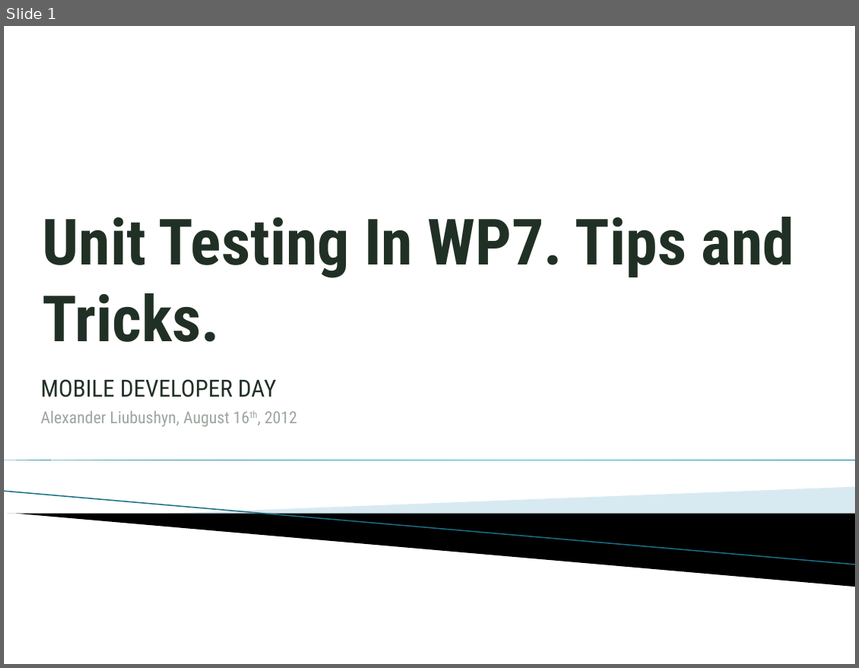
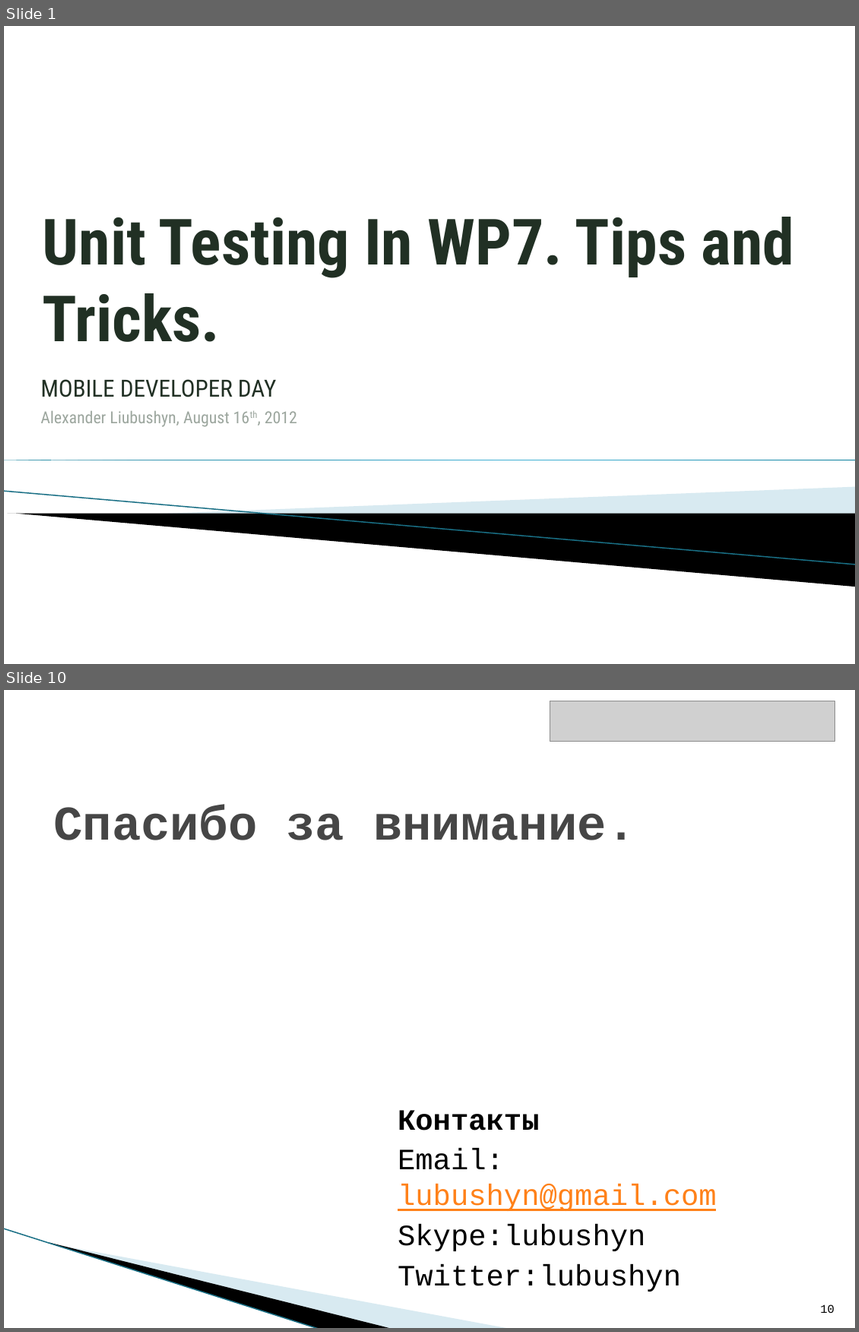
Before and after one commit to lubushyn/mddayua2012, a slide deck: Presentation/WP7_UnitTesting_Tips_And_Tricks.pptx. Shown one above the other, each under a label of ours: slide 1 before the commit, slides 1 and 10 after it; the slides between them are not shown. The pictures are 859x668 and 859x1332 pixels, drawn with LibreOffice and Linux fonts; fonts in the diff are those of the drawing; grey boxes stand for pictures; background and template pictures are left out. Boxes give left, top, right and bottom in pixels: in the first picture for what was removed or moved away, otherwise in the second. Text is boxed around its words. In the diff, an @@ line names an element or a change of style, - is before the commit and + after.

```diff
--- a/Presentation/WP7_UnitTesting_Tips_And_Tricks.pptx
+++ b/Presentation/WP7_UnitTesting_Tips_And_Tricks.pptx
@@ slide 10 added at bbox=[4, 690, 855, 1328], background #FFFFFF @@
@@ picture added at bbox=[550, 701, 835, 742] @@
@@ title added at bbox=[54, 806, 636, 840], 41 pt, text #464646, bold @@
+Спасибо за внимание.
@@ text added at bbox=[398, 1110, 717, 1292], 25 pt, text #000000 @@
+Контакты
+Email: lubushyn@gmail.com
+Skype:lubushyn
+Twitter:lubushyn
@@ line added from (4, 1229) to (320, 1328), #97C5D8 0.95 pt @@
@@ freeform shape added at bbox=[49, 1243, 393, 1328], fill #000000 @@
@@ freeform shape added at bbox=[51, 1243, 510, 1328], fill #A0CBDC at 40% opacity @@
@@ page number added at bbox=[820, 1305, 835, 1313], 10 pt, text #000000 @@
+10
```
Also in this commit, not shown: 7 slides changed, 1 other slide added, 2 slides removed.
